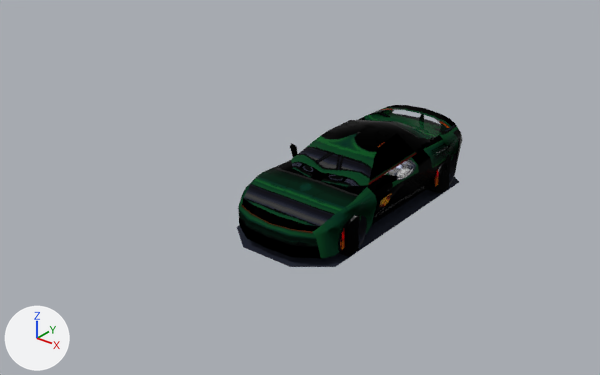
One commit to the glTF model assets/models/ps1_gt1-style_model_-_1994_kineto_rm-x.glb: the scene before it, then after it.
One viewpoint serves both versions: a camera (50 mm lens) standing at (6.79, -9.84, 6.03) and looking at (-0.31, -0.97, 0.53). The lights are fixed; the arrows at lower left show +X, +Y and +Z. The first picture is the older version. Where no turn or scale is listed for an object, it has been applied to the vertices. Vertices at exactly the same position are counted once.
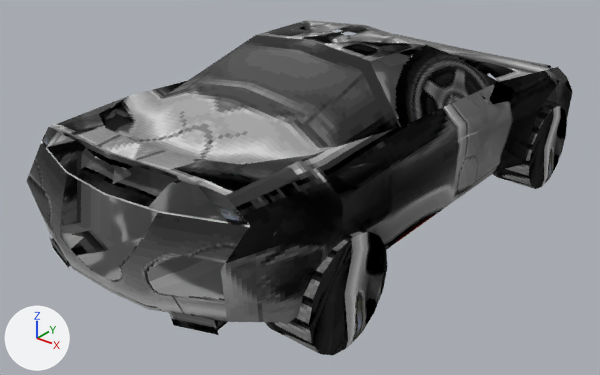
Where the newer file only moved an object's origin or applied its transform, the numbers keep the older frame.

What changed in the scene script:
```text
Add img_image_0_001:
    img_image_0_001 = load_image('Image_0.001', '_unpacked/Image_0.001', 256, 128, 'sRGB')
Add mat_material_002:
    mat_material_002 = bpy.data.materials.new('material.002')
    # uses the picture img_image_0_001
    # uses the picture img_image_1
    # uses the picture img_image_2
Change me_object_7:
    used by ob_object_18; location = (-0.76, -1.27, 0.27)
    remove me_object_7.from_pydata(...)  # 41 vertices, 78 faces; spans x -0.173..0.174, y -0.327..0.327, z -0.329..0.329
    add me_object_7.from_pydata(...)  # 41 vertices, 78 faces; spans x 2.054..2.821, y 3.313..4.758, z -0.431..1.015
    me_object_7 part 1: the whole mesh is turned 179.5 degrees about the z axis through its middle and scaled by 2.2, then moved by (2.437, 4.035, 0.292)
Change me_object_9:
    used by ob_object_22; location = (-0.75, 1.32, 0.31)
    remove me_object_9.from_pydata(...)  # 41 vertices, 78 faces; spans x -0.192..0.193, y -0.357..0.357, z -0.36..0.361
    add me_object_9.from_pydata(...)  # 41 vertices, 78 faces; spans x 1.997..2.847, y -5.062..-3.486, z -0.501..1.086
    me_object_9 part 2: the whole mesh is turned 179.5 degrees about the z axis through its middle and scaled by 2.2, then moved by (2.422, -4.274, 0.292)
Add me_object_4_002:
    me_object_4_002.from_pydata(...)  # 10 vertices, 6 faces; spans x -1.68..1.73, y 2.84..4.11, z 1.46..1.88
    me_object_4_002.materials.append(mat_material_002)
Add me_object_0_008:
    me_object_0_008.from_pydata(...)  # 202 vertices, 368 faces; spans x -2.19..2.2, y -5.06..4.64, z 0.47..2.89
    me_object_0_008.materials.append(mat_material_002)
Remove ob_object_4:
    ob_object_4 = bpy.data.objects.new('Object_4', me_object_0)
    ob_object_4.location = (0.0, 0.0, 0.0)
Remove ob_object_10:
    ob_object_10 = bpy.data.objects.new('Object_10', me_object_3)
    ob_object_10.location = (0.0, 0.0, -0.04)
Remove ob_object_12:
    ob_object_12 = bpy.data.objects.new('Object_12', me_object_4)
    ob_object_12.location = (0.0, 0.0, 0.0)
Add ob_object_12_001:
    ob_object_12_001 = bpy.data.objects.new('Object_12.001', me_object_4_002)
    ob_object_12_001.location = (0.0, 0.0, 0.0)
Add ob_object_4_001:
    ob_object_4_001 = bpy.data.objects.new('Object_4.001', me_object_0_008)
    ob_object_4_001.location = (0.0, 0.0, 0.0)
```

Where the change shows, as pixel boxes [x1, y1, x2, y2] in the pictures (600 x 375 px):
'Object_4.001', added: after [27, 20, 573, 335]
'Object_4', deleted: before [238, 105, 462, 258]
'Object_22', moved, turned, rescaled (not visible before): after [265, 230, 387, 355]
'Object_18', moved, turned, rescaled (not visible before): after [493, 106, 567, 189]
'Object_10', deleted: before [237, 177, 459, 267]
'Object_12', deleted: before [244, 180, 334, 227]
'Object_12.001', added: after [395, 34, 552, 69]
